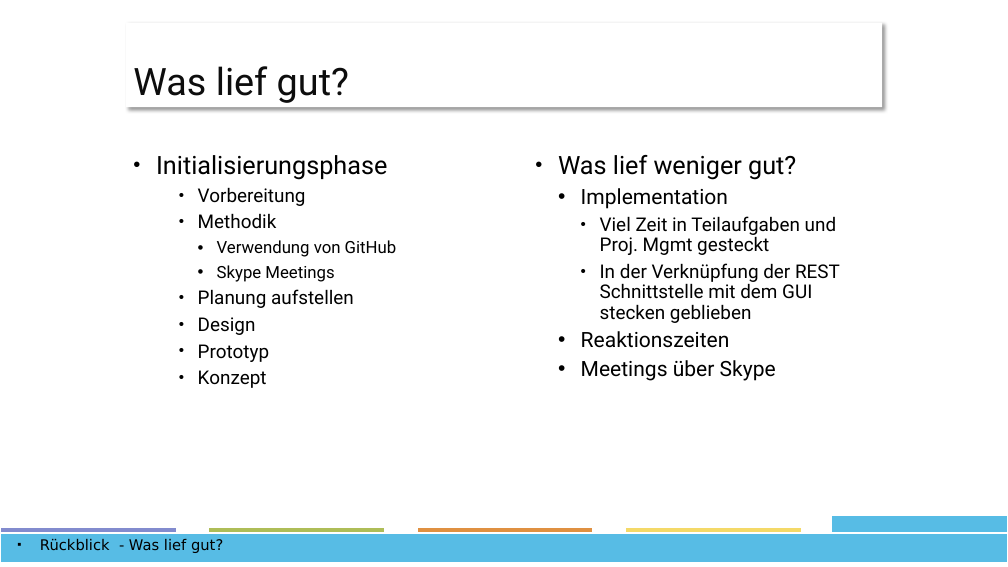
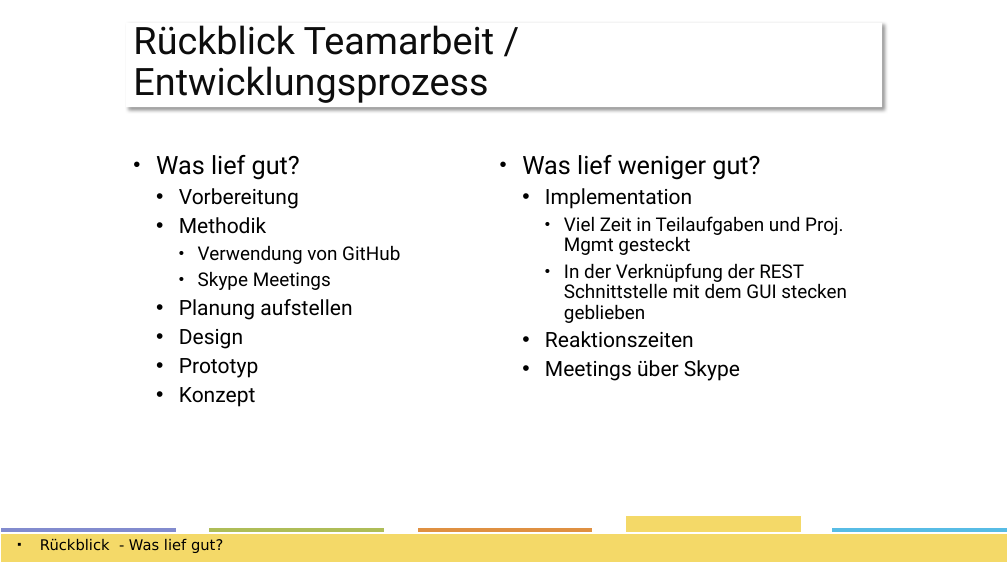
Before and after one commit to ffhsAndroidDenisTobias/androidProject, a slide deck: slide 19 of docs/Präsentation/Project-Presentation.pptx (slide 18 before the commit). Drawn at 1008x567 pixels with LibreOffice and Linux fonts; fonts in the diff are those of the drawing. Boxes give left, top, right and bottom in pixels: in the first picture for what was removed or moved away, otherwise in the second. Text is boxed around its words. In the diff, an @@ line names an element or a change of style, - is before the commit and + after.

Commit message:
presentation updated

```diff
--- a/docs/Präsentation/Project-Presentation.pptx
+++ b/docs/Präsentation/Project-Presentation.pptx
@@ title at [133,25,495,103]: text changed @@
-Was lief gut?
+Rückblick Teamarbeit / Entwicklungsprozess
@@ text "Was lief weniger gut?" rewrapped from [558,155,840,381] to [522,155,847,381] @@
@@ text at [156,155,300,180]: text changed @@
-• Initialisierungsphase
+• Was lief gut?
@@ text at [179,188,400,407]: size 18 to 20 pt in "Vorbereitung", "Methodik", "Planung aufstellen", "Design" and 2 more places; size 16 to 18 pt in "Verwendung von GitHub", "Skype Meetings"; list level 3 to 2 in "Vorbereitung"; list level 3 to 2 in "Methodik"; list level 4 to 3 in "Verwendung von GitHub"; list level 4 to 3 in "Skype Meetings"; list level 3 to 2 in "Planung aufstellen"; list level 3 to 2 in "Design"; list level 3 to 2 in "Prototyp"; list level 3 to 2 in "Konzept" @@
@@ rectangle at [0,533,1008,563]: fill #57BCE5 to #F4D968 @@
@@ rectangle: place and size @@
-rectangle at [625,527,802,557]
+rectangle at [625,516,802,557]
@@ rectangle: place and size @@
-rectangle at [832,516,1008,557]
+rectangle at [832,527,1008,557]
```
Also in this commit, not shown: 14 other slides changed, 1 slide added.
